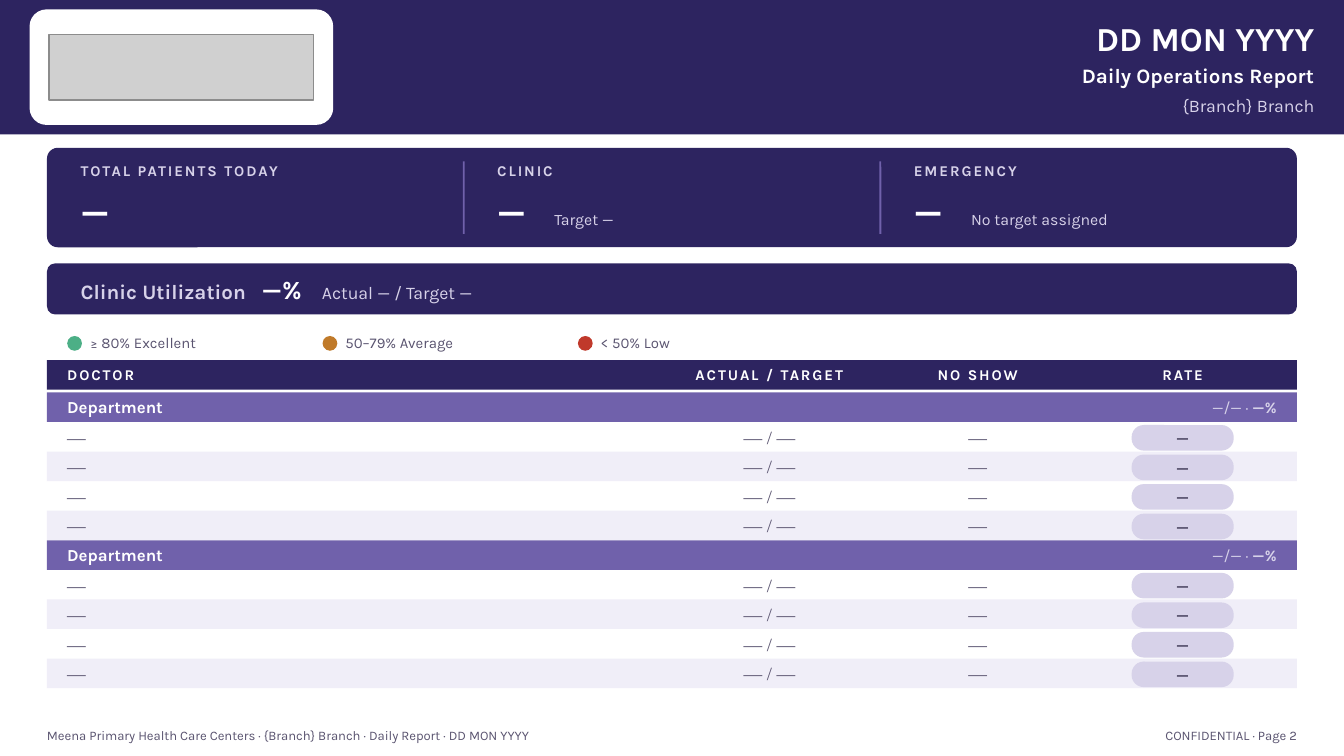
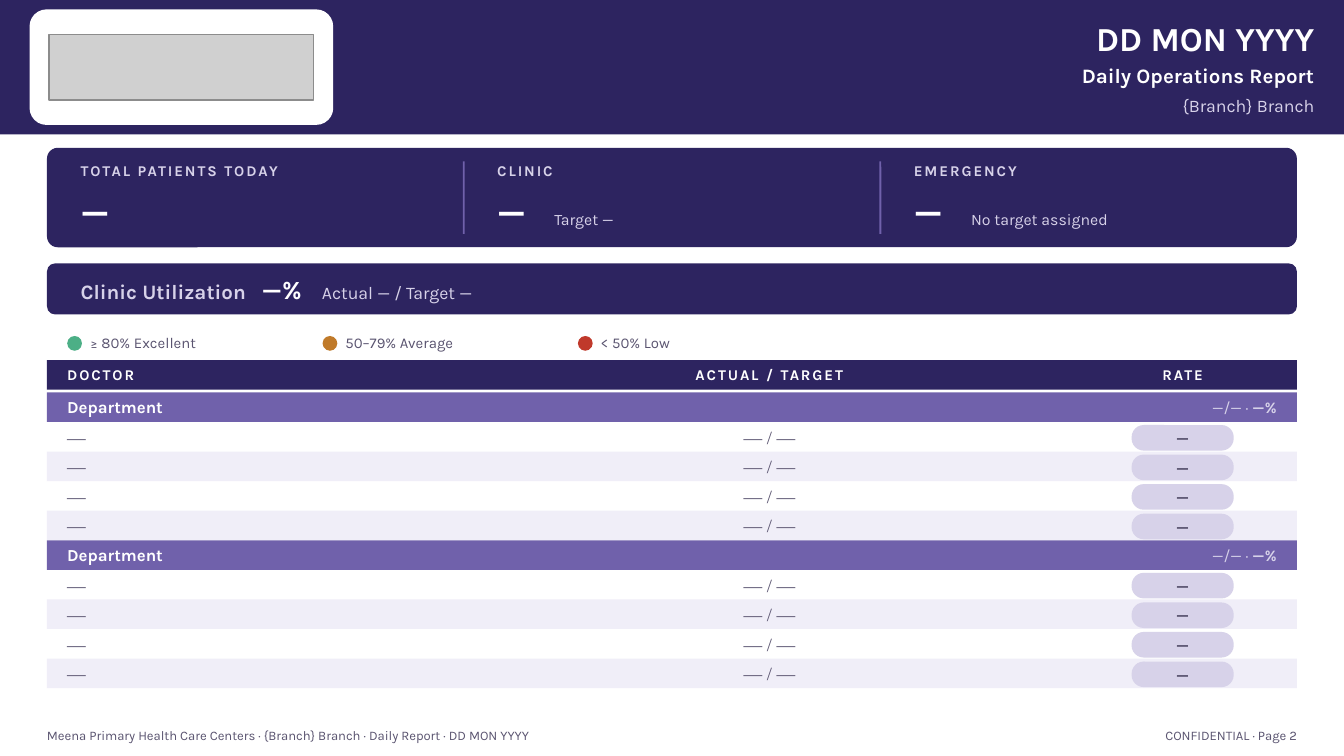
Before and after one commit to a7m2030ed-debug/Aogh, a slide deck: slide 2 of template/AlKhobar_Single_Template.pptx. Drawn at 1344x756 pixels with LibreOffice and Linux fonts; fonts in the diff are those of the drawing; grey boxes stand for pictures. Boxes give left, top, right and bottom in pixels: in the first picture for what was removed or moved away, otherwise in the second. Text is boxed around its words. In the diff, an @@ line names an element or a change of style, - is before the commit and + after.

```diff
--- a/template/AlKhobar_Single_Template.pptx
+++ b/template/AlKhobar_Single_Template.pptx
@@ text removed at box(938, 370, 1018, 380) @@
-NO SHOW
@@ text removed at box(907, 422, 1048, 452) @@
-—
@@ text removed at box(907, 452, 1048, 481) @@
-—
@@ text removed at box(907, 481, 1048, 511) @@
-—
@@ text removed at box(907, 511, 1048, 540) @@
-—
@@ text removed at box(907, 570, 1048, 599) @@
-—
@@ text removed at box(907, 599, 1048, 629) @@
-—
@@ text removed at box(907, 629, 1048, 659) @@
-—
@@ text removed at box(907, 659, 1048, 688) @@
-—
```
Also in this commit, not shown: 1 other slide changed, 1 other file.
